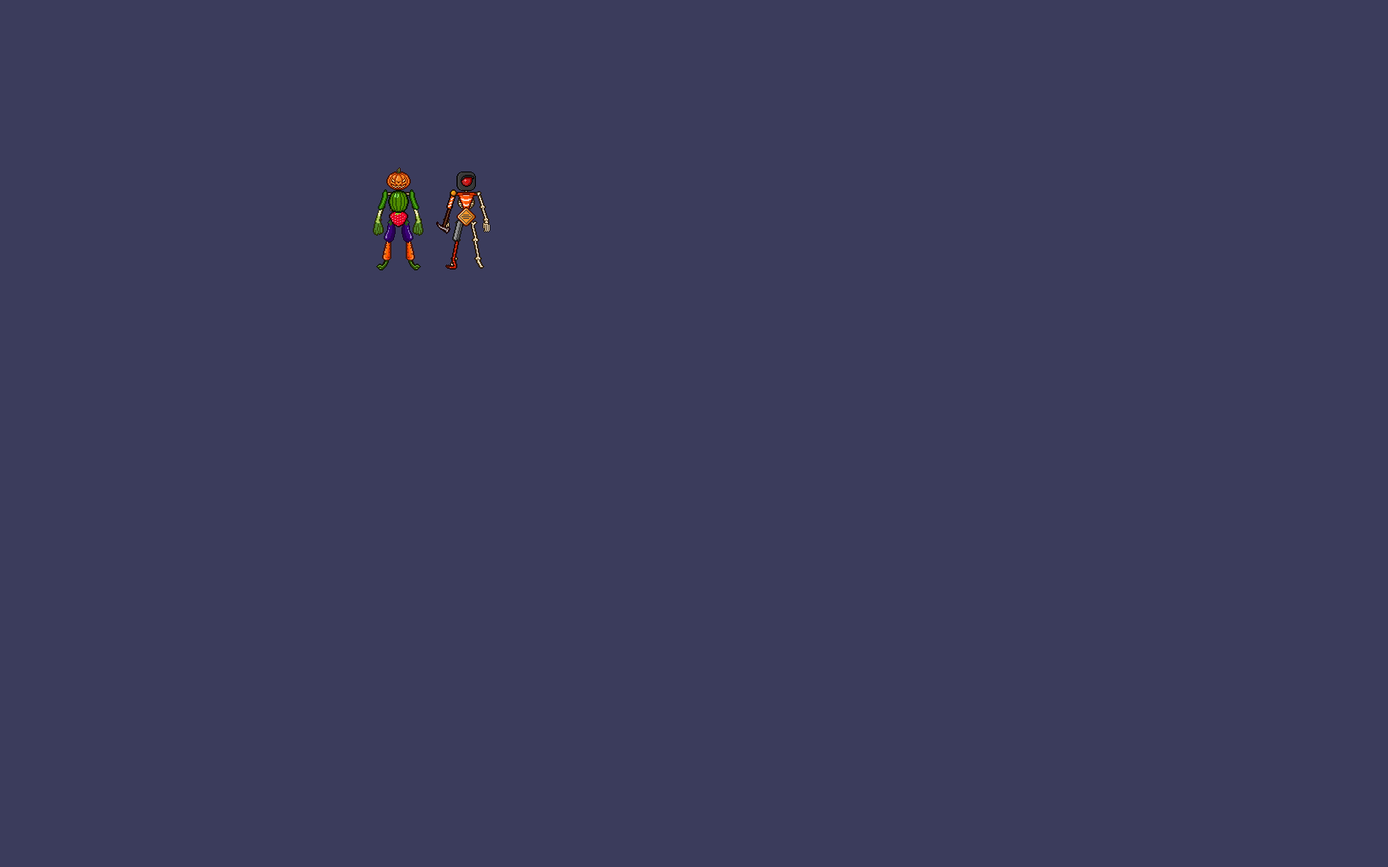
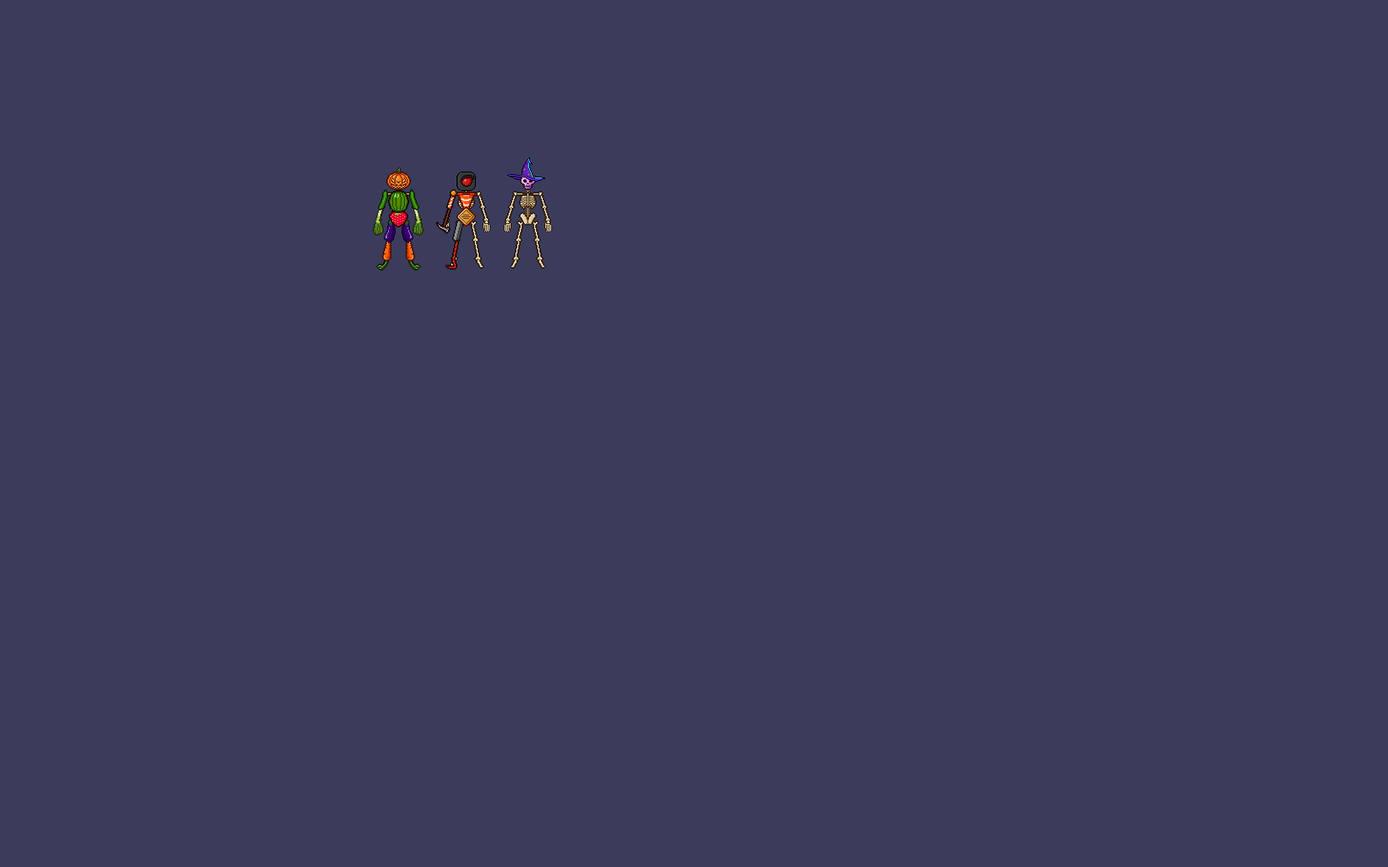
Comparing the layer stacks of the two 1388x867 images. Changes:
added layer "Calque 26" above "Teinte/Saturation 1" over [507, 157, 546, 182]
added layer "Head copie" above "Construction" over [519, 172, 536, 191]
added group "Skeleton copie 2" with 8 layers above "Skeleton copie" over [503, 172, 552, 269]
added layer "Head" (1st of 3, in "Skeleton copie 2") in group "Skeleton copie 2" over [519, 172, 536, 191]
added layer "r_leg" (1st of 3, in "Skeleton copie 2") in group "Skeleton copie 2" over [509, 220, 525, 269]
added layer "l_leg" (1st of 3, in "Skeleton copie 2") in group "Skeleton copie 2" over [531, 220, 546, 269]
added layer "Pelvis" (1st of 3, in "Skeleton copie 2") in group "Skeleton copie 2" over [518, 212, 537, 226]
added layer "Torso" (1st of 3, in "Skeleton copie 2") in group "Skeleton copie 2" over [518, 191, 537, 210]
added layer "l_arm" (1st of 3, in "Skeleton copie 2") in group "Skeleton copie 2" over [529, 191, 552, 233]
added layer "r_arm" (1st of 3, in "Skeleton copie 2") in group "Skeleton copie 2" over [503, 191, 527, 233]
added layer "Spine" (1st of 3, in "Skeleton copie 2") in group "Skeleton copie 2" over [524, 189, 531, 218]
